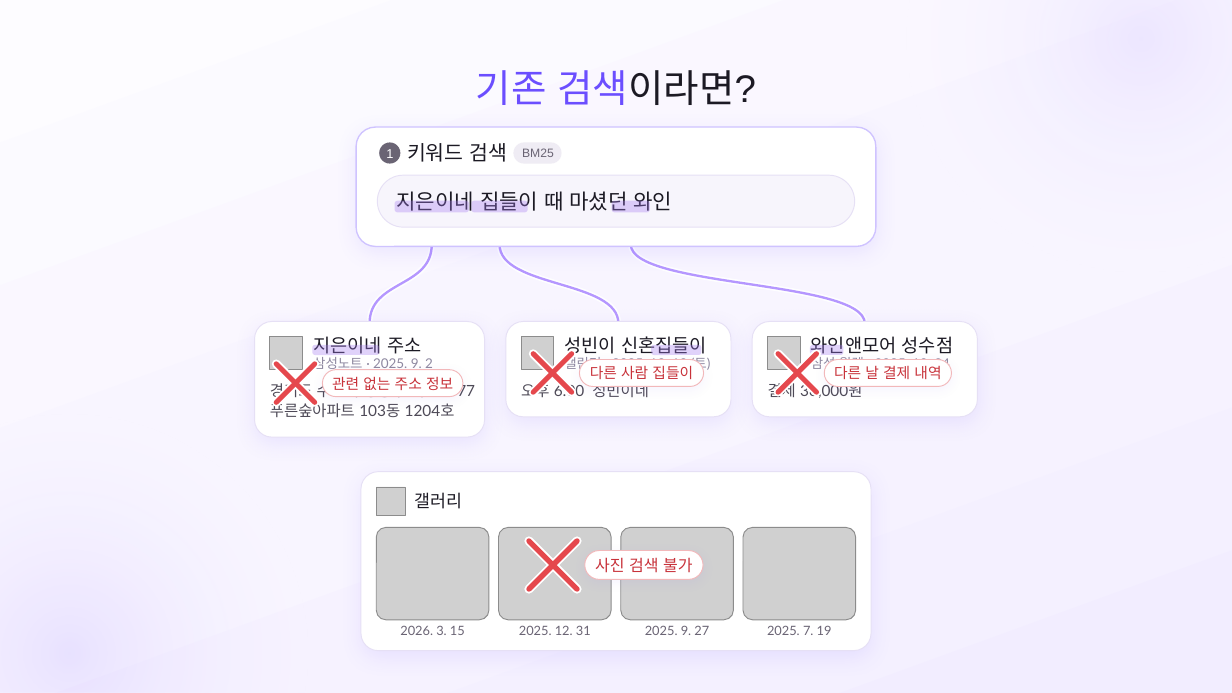
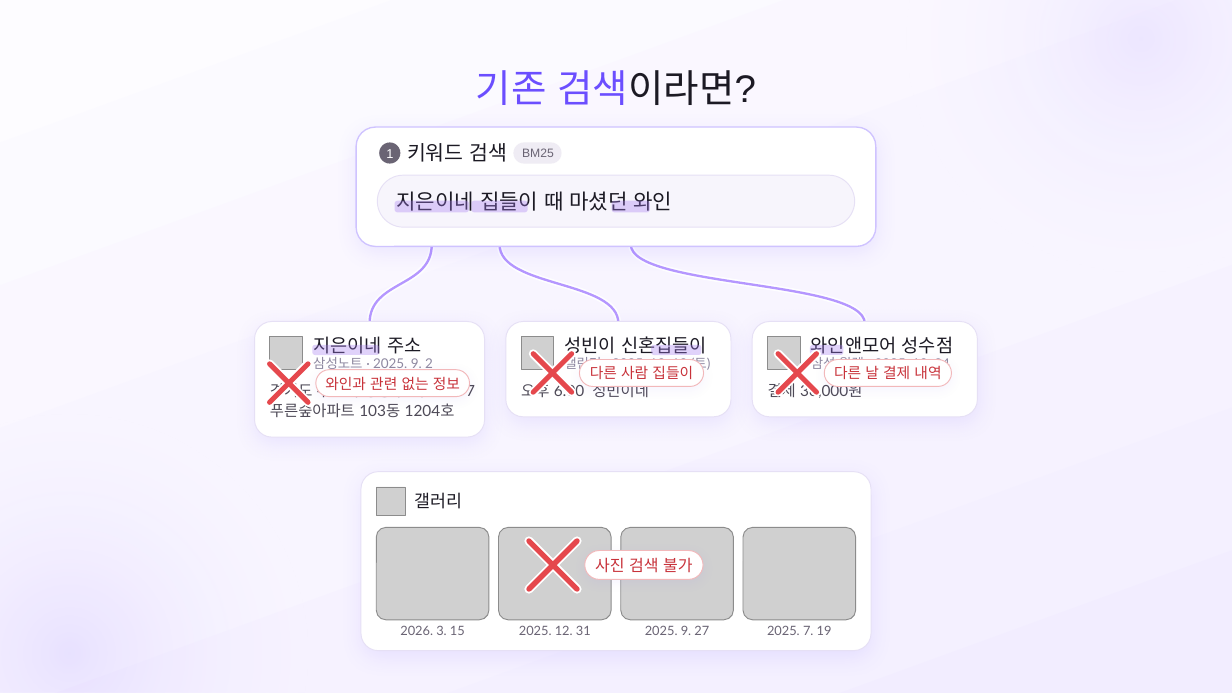
Before and after one commit to SB-Jo/t3, a slide deck: slide 7 of weave/결선준비/09_HowItWorks/HowItWorks_Argon_claude.pptx. Drawn at 1232x693 pixels with LibreOffice and Linux fonts; fonts in the diff are those of the drawing; grey boxes stand for pictures. Boxes give left, top, right and bottom in pixels: in the first picture for what was removed or moved away, otherwise in the second. Text is boxed around its words. In the diff, an @@ line names an element or a change of style, - is before the commit and + after.

```diff
--- a/weave/결선준비/09_HowItWorks/HowItWorks_Argon_claude.pptx
+++ b/weave/결선준비/09_HowItWorks/HowItWorks_Argon_claude.pptx
@@ 4 freeform shapes: place and size @@
-4 freeform shapes at <box>276,364,315,403</box>
+4 freeform shapes at <box>270,364,309,403</box>
@@ rounded rectangle: place and size @@
-rounded rectangle at <box>323,370,463,396</box>
+rounded rectangle at <box>316,370,470,396</box>
@@ text at <box>325,376,460,390</box>: text changed @@
-관련 없는 주소 정보
+와인과 관련 없는 정보
```
Also in this commit, not shown: 5 other slides changed, 37 other files.
